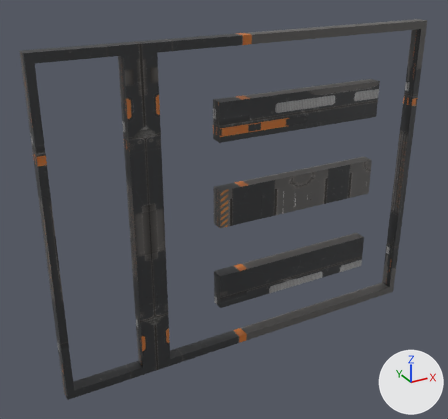
Two versions of the FBX model Assets/3D Models/Levels/Level5.fbx, one commit apart.
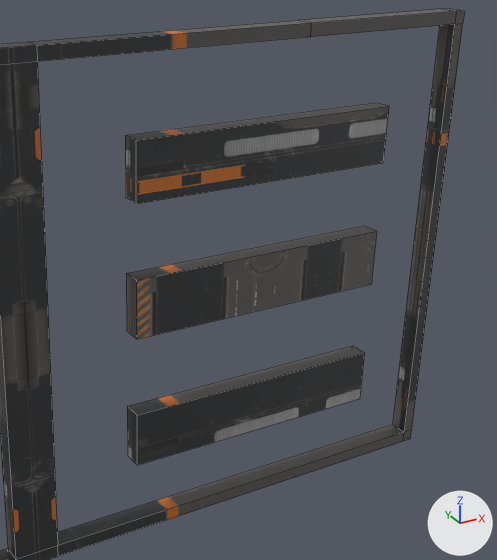
Each version is shown whole from a camera (50 mm lens) standing at (-23.5, -38.2, 31.5) and looking at (-2.0, 0.8, 12.0), then close up on the part from 30% to 100% of the width and 3% to 88% of the height. The lights are fixed; the arrows at lower right show +X, +Y and +Z. The close-ups show mesh edges as thin lines. Where no turn or scale is listed for an object, it has been applied to the vertices.
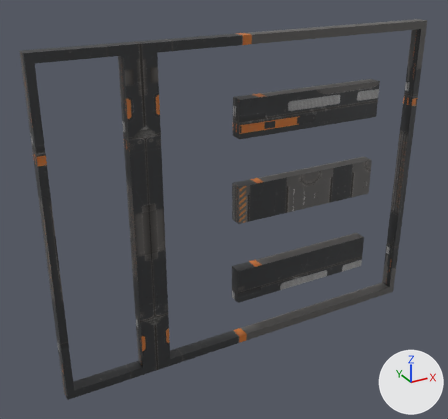
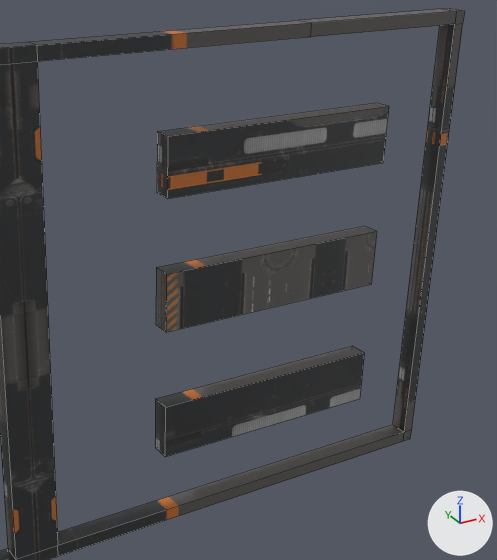
Commit message: Level 6

What the commit changed:
me_cube_001 has 76 vertices, 72 faces and spans x -16.0..16.0, y -0.5..0.5, z 0.0..25.3.
me_cube_001 is used by ob_cube; location (0.0, 0.0, 0.0).
Before the commit, vertices of me_cube_001: 52 (-3.1, -0.5, 18.0) at pixel (136, 203), 53 (-3.1, -0.5, 20.9) at pixel (136, 140), 58 (-3.1, 0.5, 20.9) at pixel (125, 135), 59 (-3.1, 0.5, 18.0) at pixel (125, 197).
Before the commit, vertices of me_cube_001: 54 (-3.1, -0.5, 11.1) at pixel (136, 339), 55 (-3.1, -0.5, 14.2) at pixel (136, 280), 60 (-3.1, 0.5, 14.2) at pixel (126, 273), 61 (-3.1, 0.5, 11.1) at pixel (126, 331).
Before the commit, vertices of me_cube_001: 56 (-3.1, -0.5, 4.0) at pixel (137, 465), 57 (-3.1, -0.5, 6.9) at pixel (137, 415), 62 (-3.1, 0.5, 6.9) at pixel (127, 406), 63 (-3.1, 0.5, 4.0) at pixel (127, 455).
Part 1, on me_cube_001:
Vertices 52, 53, 58, 59 of me_cube_001 move by (1.6, 0.0, 0.0).
Part 2, on me_cube_001:
Vertices 54, 55, 60, 61 of me_cube_001 move by (1.6, 0.0, 0.0).
Part 3, on me_cube_001:
Vertices 56, 57, 62, 63 of me_cube_001 move by (1.6, 0.0, 0.0).

Location of each change, (x1, y1, x2, y2) in pixels of the close-ups (497 x 560 px; the box of a moved part takes in the faces that stretch with it):
part 1 of me_cube_001, moved or reshaped
    before: (125, 103, 389, 204)
    after: (157, 103, 389, 199)
part 2 of me_cube_001, moved or reshaped
    before: (126, 226, 377, 339)
    after: (156, 226, 377, 332)
part 3 of me_cube_001, moved or reshaped
    before: (127, 346, 364, 465)
    after: (155, 346, 364, 457)
